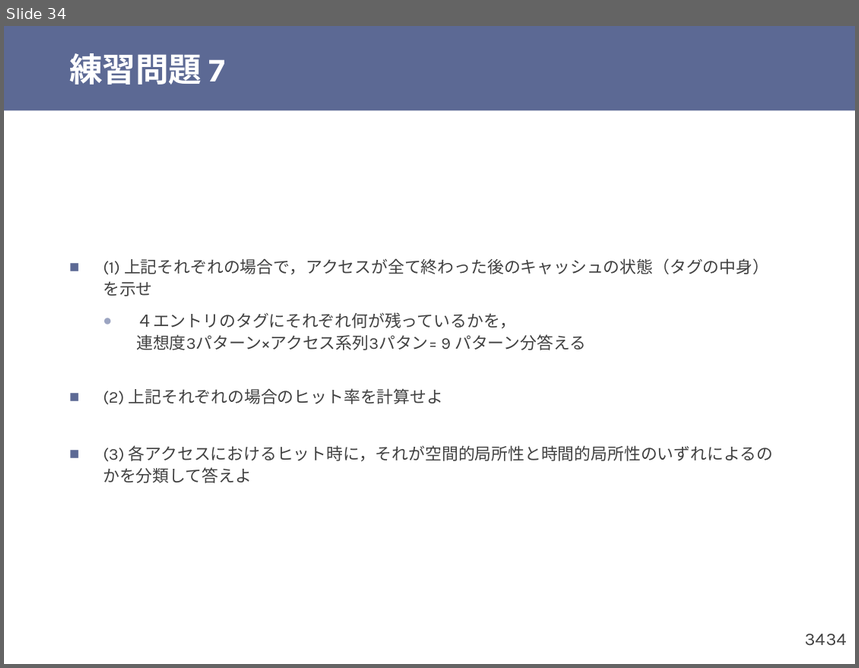
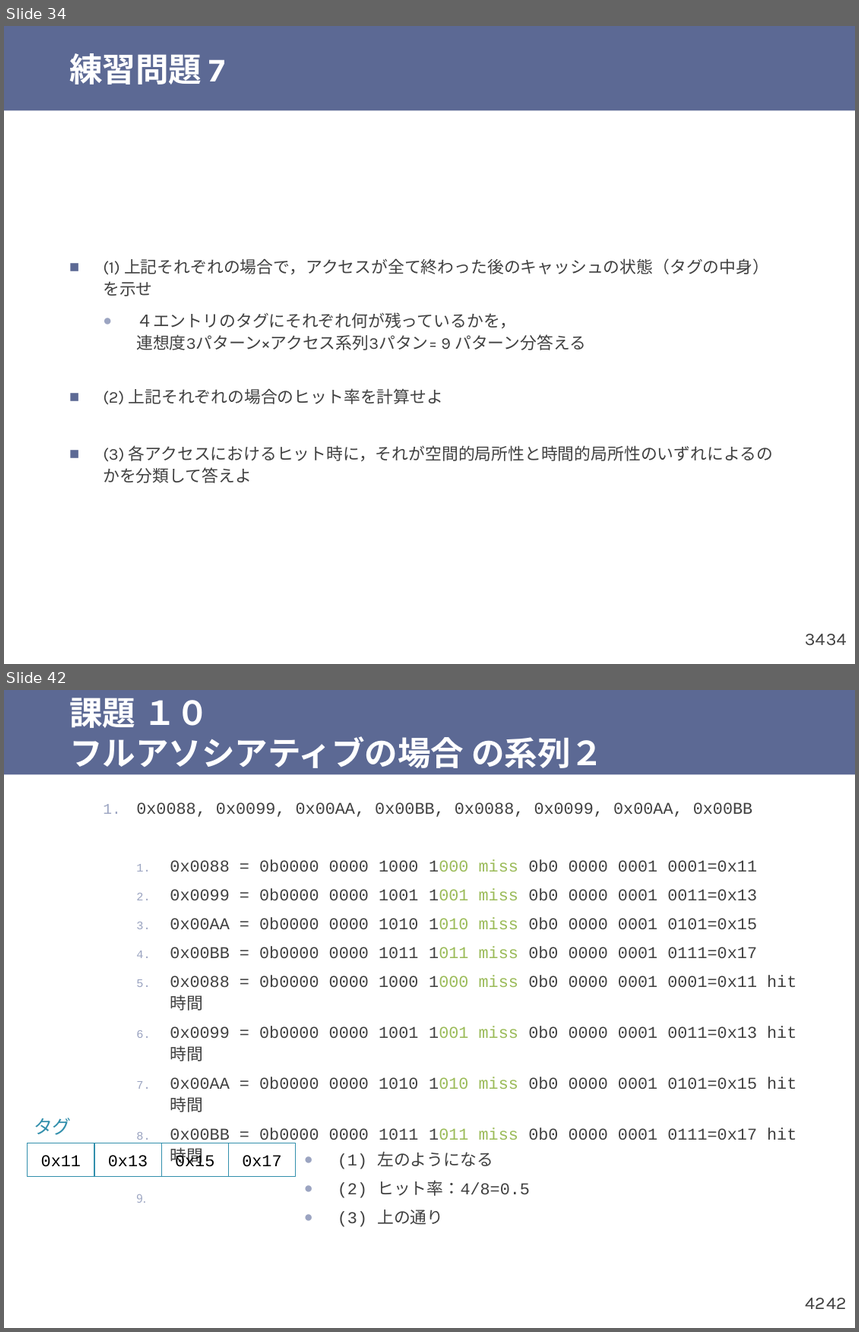
Before and after one commit to shioyadan/otya-computer-architecture-i, a slide deck: cai-shioya-exercises.pptx. Shown one above the other, each under a label of ours: slide 34 before the commit, slides 34 and 42 after it; the slides between them are not shown. The pictures are 859x668 and 859x1332 pixels, drawn with LibreOffice and Linux fonts; fonts in the diff are those of the drawing. Boxes give left, top, right and bottom in pixels: in the first picture for what was removed or moved away, otherwise in the second. Text is boxed around its words. In the diff, an @@ line names an element or a change of style, - is before the commit and + after.

```diff
--- a/cai-shioya-exercises.pptx
+++ b/cai-shioya-exercises.pptx
@@ slide 42 added at (x1=4, y1=690, x2=855, y2=1328), background #FFFFFF; not listed: 2 template elements that a slide beside it also shows @@
@@ title added at (x1=69, y1=698, x2=604, y2=768), 28 pt, text #FFFFFF, bold @@
+課題 １０
+フルアソシアティブの場合 の系列２
@@ text added at (x1=136, y1=802, x2=797, y2=1167), 14 pt, text #404040 @@
+  1. 0x0088, 0x0099, 0x00AA, 0x00BB, 0x0088, 0x0099, 0x00AA, 0x00BB
+    1. 0x0088 = 0b0000 0000 1000 1000 miss 0b0 0000 0001 0001=0x11
+    2. 0x0099 = 0b0000 0000 1001 1001 miss 0b0 0000 0001 0011=0x13
+    3. 0x00AA = 0b0000 0000 1010 1010 miss 0b0 0000 0001 0101=0x15
+    4. 0x00BB = 0b0000 0000 1011 1011 miss 0b0 0000 0001 0111=0x17
+    5. 0x0088 = 0b0000 0000 1000 1000 miss 0b0 0000 0001 0001=0x11 hit 時間
+    6. 0x0099 = 0b0000 0000 1001 1001 miss 0b0 0000 0001 0011=0x13 hit 時間
+    7. 0x00AA = 0b0000 0000 1010 1010 miss 0b0 0000 0001 0101=0x15 hit 時間
+    8. 0x00BB = 0b0000 0000 1011 1011 miss 0b0 0000 0001 0111=0x17 hit 時間
@@ text added at (x1=34, y1=1118, x2=72, y2=1135), 16 pt, text #328FAC @@
+タグ
@@ rectangle added at (x1=28, y1=1143, x2=95, y2=1176), outline #328FAC 0.75 pt, 14 pt, text #000000 @@
+0x11
@@ rectangle added at (x1=94, y1=1143, x2=161, y2=1176), outline #328FAC 0.75 pt, 14 pt, text #000000 @@
+0x13
@@ rectangle added at (x1=161, y1=1143, x2=229, y2=1176), outline #328FAC 0.75 pt, 14 pt, text #000000 @@
+0x15
@@ rectangle added at (x1=229, y1=1143, x2=296, y2=1176), outline #328FAC 0.75 pt, 14 pt, text #000000 @@
+0x17
@@ text added at (x1=338, y1=1151, x2=530, y2=1227), 14 pt, text #404040 @@
+  ● (1) 左のようになる
+  ● (2) ヒット率：4/8=0.5
+  ● (3) 上の通り
@@ page number added at (x1=805, y1=1298, x2=825, y2=1309), 15 pt, text #404040 @@
+42
```
Also in this commit, not shown: 1 slide changed, 8 other slides added, 2 other files.
